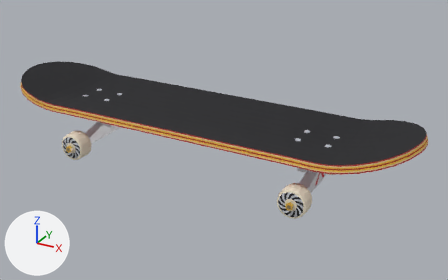
The glTF model public/models/board.glb, before and after one commit.
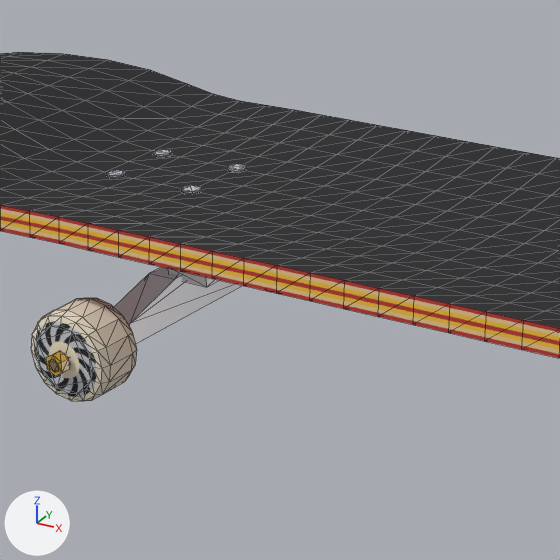
Each version appears first whole from a 50 mm camera at (0.655, -1.084, 0.495) aimed at (0.048, 0.018, -0.055), and next in a close-up on the part from 12% to 47% of the width and 17% to 73% of the height. The lights are fixed; the arrows at lower left show +X, +Y and +Z. The first two pictures are the older version. The close-ups show mesh edges as thin lines. Vertices at exactly the same position are counted once.

The scene before the commit, as lines of its bpy script (objects in view):
```python
me_board = bpy.data.meshes.new('Board')
me_board.from_pydata(...)  # 1824 vertices, 3464 faces; spans x -0.48..0.48, y -0.134..0.134, z -0.12..0.045
me_board.materials.append(mat_grip)  # black #1c1c20
me_board.materials.append(mat_deck)  # red #c8312b
me_board.materials.append(mat_plies)  # picture img_plies
me_board.materials.append(mat_metal)  # white #e4e7ec
me_board.materials.append(mat_logo)  # red #d12a2a
me_board.materials.append(mat_bushing)  # blue #3a2fa8
me_board.materials.append(mat_steel)  # brown #8a7550
me_board.materials.append(mat_gold)  # yellow #d7a93a
me_board.materials.append(mat_wheel)  # picture img_swirl
me_board.materials.append(mat_bolt)  # light grey #b9bdc4
ob_board = bpy.data.objects.new('Board', me_board)
ob_board.location = (0.0, 0.0, 0.0)
```
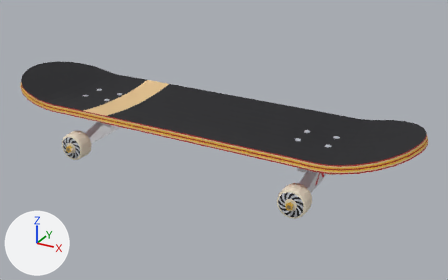
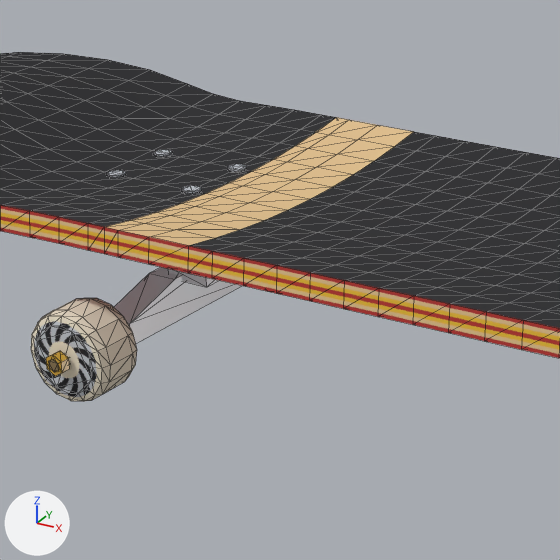
Where the change shows, as pixel boxes [x1, y1, x2, y2] in the close-ups (560 x 560 px):
part 1 of me_board, reshaped: [88, 115, 435, 278] in both
part 2 of me_board, recoloured (black to beige): before [120, 120, 406, 244]; after [120, 120, 413, 246]

Diff of the bpy script that builds the scene:
```diff
--- a/public/models/board.glb.py
+++ b/public/models/board.glb.py
@@ mat_gripbar @@
+mat_gripbar = principled_material('gripbar')
+mat_gripbar.base_color = (0.761, 0.527, 0.266)  # beige #e2c08d
+mat_gripbar.roughness = 0.85
@@ me_board @@
 # used by ob_board; location = (0.0, 0.0, 0.0)
-me_board.from_pydata(...)  # 1824 vertices, 3464 faces; spans x -0.48..0.48, y -0.134..0.134, z -0.12..0.045
+me_board.from_pydata(...)  # 1846 vertices, 3508 faces; spans x -0.48..0.48, y -0.134..0.134, z -0.12..0.045
+# me_board part 1
+# 44 faces are deleted
+# 22 vertices in x -0.168, y -0.125..0.125, z -0.017..0.01 move by (0.006, 0.0, 0.0)
+# 22 new vertices lie (0.013, 0.0, 0.0) away from vertices in x -0.24, y -0.125..0.125, z -0.017..0.01
+# 20 new faces join them, mat_grip (black #1c1c20)
+# 40 new faces join them, mat_deck (red #c8312b)
+# 8 new faces join them, mat_plies (picture img_plies)
+# 20 new faces join them, mat_gripbar (beige #e2c08d)
+# me_board part 2: 40 faces spanning x -0.215..-0.162, y -0.122..0.122, z 0.0..0.01 switch from mat_grip (black #1c1c20) to mat_gripbar (beige #e2c08d)
 me_board.materials.append(mat_deck)
```
